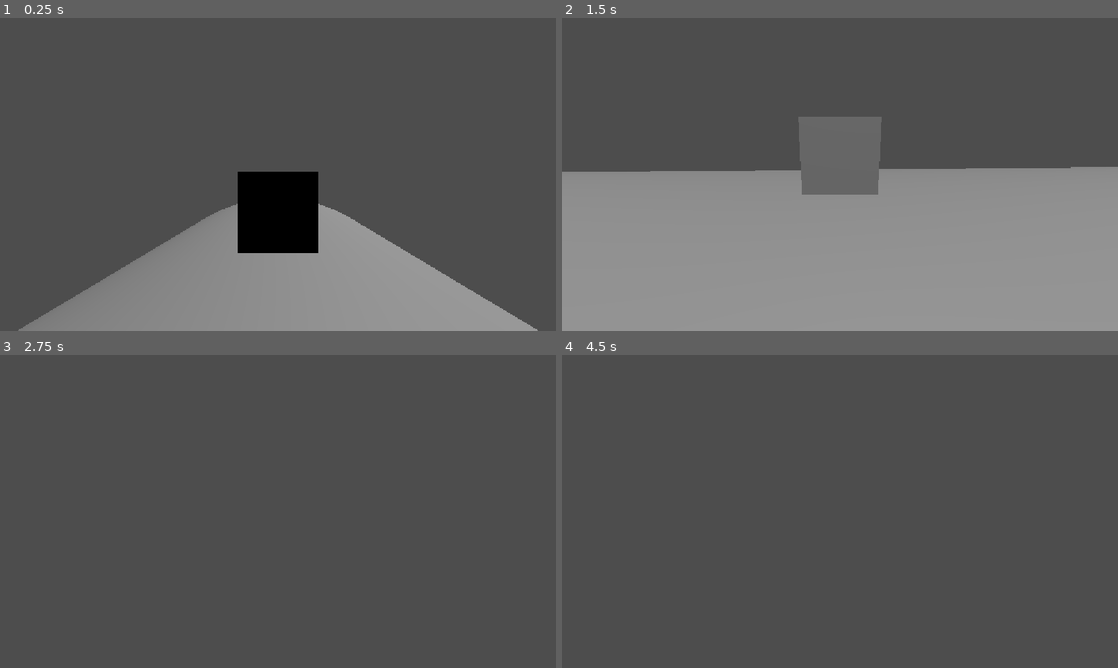
Above: before the commit, frames 1-4 (two rows, left to right).
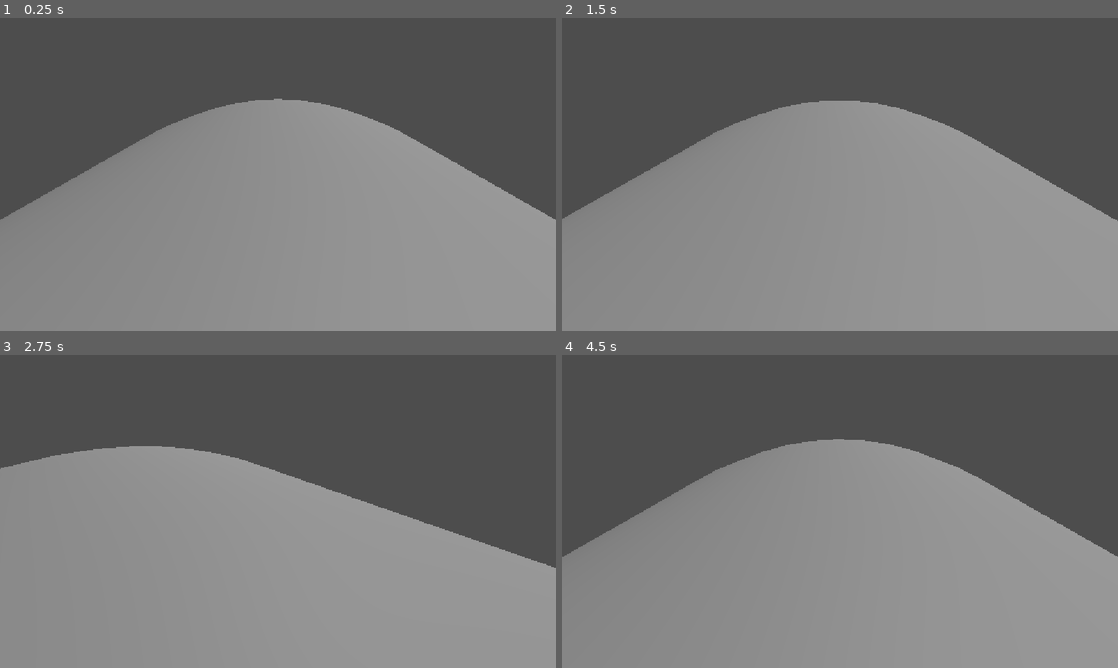
Above: after the commit, the same moments.

Repository: karitvu/spacejunkodyssey
Game: Godot game, scene res://Peli/maailma.tscn
Same seed, same stepped clock (60 frames per second), same inputs: the game is played once before the commit and once after it.
Inputs (mouse positions are in pixels of both pictures, inside the frame that each line leads up to):
- Up to frame 1 (0.25 s): no input
- Up to frame 2 (1.5 s): move the mouse to (962, 158) at 0.52 s; tap Up (eteen) at 0.6 s; tap Right (oikea) at 0.8, 1.35 s; move the mouse to (728, 190) at 1.27 s
- Up to frame 3 (2.75 s): tap Left (vasen) at 1.55, 2.1 s; move the mouse to (333, 442) at 2.02 s; hold E (kameraoikea, bound only after the commit) from 2.03 s (still down)
- Up to frame 4 (4.5 s): move the mouse to (812, 574) at 2.77 s; release E (kameraoikea, bound only after the commit) at 2.78 s; tap E (kameraoikea, bound only after the commit) at 2.85 s; tap Q (kameravasen, bound only after the commit) at 3.05 s; move the mouse to (1006, 558) at 3.52 s; hold Q (kameravasen, bound only after the commit) 3.53-4.28 s; tap Up (eteen) at 3.8, 4.35 s; move the mouse to (673, 464) at 4.27 s

The runs differ from the first frame. In frame 1, 38% of the frame differs, in the area x 0-100%, y 25-100%; in frame 2, 13%; in frame 3, 58%; in frame 4, 58%, in the area x 0-100%, y 26-100%.

Commit message:
Ui juma se toimii

Diff:
--- a/space-junk-odyssey/Peli/maailma.tscn
+++ b/space-junk-odyssey/Peli/maailma.tscn
@@ -3,30 +3,33 @@
 [ext_resource type="Script" uid="uid://dseebgk12ukb6" path="res://Peli/pelaaja.gd" id="1_yd87a"]
 
 [sub_resource type="CapsuleShape3D" id="CapsuleShape3D_rk1dd"]
+radius = 15.0
+height = 50.0
 
 [sub_resource type="CapsuleMesh" id="CapsuleMesh_yd87a"]
+radius = 15.0
+height = 50.0
 
 [sub_resource type="CapsuleShape3D" id="CapsuleShape3D_jq8tk"]
 
-[sub_resource type="BoxShape3D" id="BoxShape3D_0xymd"]
+[sub_resource type="CapsuleShape3D" id="CapsuleShape3D_yd87a"]
 
-[sub_resource type="BoxMesh" id="BoxMesh_rk1dd"]
+[sub_resource type="CapsuleMesh" id="CapsuleMesh_rk1dd"]
 
 [node name="Maailma" type="Node3D" unique_id=760366018]
 
 [node name="Alus" type="StaticBody3D" parent="." unique_id=1631776367]
-transform = Transform3D(3, 0, 0, 0, 3, 0, 0, 0, 3, 0, 0, 0)
+unique_name_in_owner = true
 
 [node name="CollisionShape3D" type="CollisionShape3D" parent="Alus" unique_id=1046005643]
-transform = Transform3D(5, 0, 0, 0, -2.1855695e-07, -5, 0, 5, -2.1855695e-07, 0, 0, 0)
+transform = Transform3D(1, 0, 0, 0, -4.371139e-08, -1, 0, 1, -4.371139e-08, 0, 0, 0)
 shape = SubResource("CapsuleShape3D_rk1dd")
 
-[node name="MeshInstance3D" type="MeshInstance3D" parent="Alus" unique_id=96655104]
-transform = Transform3D(5, 0, 0, 0, -2.1855695e-07, -5, 0, 5, -2.1855695e-07, 0, 0, 0)
+[node name="Aluksen_pinta" type="MeshInstance3D" parent="Alus" unique_id=96655104]
+transform = Transform3D(1, 0, 0, 0, -4.371139e-08, -1, 0, 1, -4.371139e-08, 0, 0, 0)
 mesh = SubResource("CapsuleMesh_yd87a")
 
 [node name="Vetovoimakenttä" type="Area3D" parent="Alus" unique_id=647539159]
-unique_name_in_owner = true
 gravity_space_override = 3
 gravity_point = true
 gravity_point_unit_distance = 5.0
@@ -39,21 +42,26 @@
 
 [node name="Pelaaja" type="CharacterBody3D" parent="." unique_id=2117574214]
 unique_name_in_owner = true
-transform = Transform3D(1, 0, 0, 0, 1, 0, 0, 0, 1, 0, 8.589303, 0)
+transform = Transform3D(1, 0, 0, 0, 1, 0, 0, 0, 1, 0, 15.974453, 0)
+wall_min_slide_angle = 3.1415927
+floor_constant_speed = true
+floor_max_angle = 3.1415927
+floor_snap_length = 1.0
 script = ExtResource("1_yd87a")
-
-[node name="CollisionShape3D" type="CollisionShape3D" parent="Pelaaja" unique_id=1576186248]
-shape = SubResource("BoxShape3D_0xymd")
 
 [node name="Kamera" type="Camera3D" parent="Pelaaja" unique_id=411396616]
 unique_name_in_owner = true
-transform = Transform3D(1, 0, 0, 0, 1, 0, 0, 0, 1, 0, 0.47148943, 3.036922)
+transform = Transform3D(1, 0, 0, 0, 0.8754672, 0.48327756, 0, -0.48327756, 0.8754672, 0, 0.7544441, 0.3776369)
+
+[node name="CollisionShape3D" type="CollisionShape3D" parent="Pelaaja" unique_id=1576186248]
+shape = SubResource("CapsuleShape3D_yd87a")
 
 [node name="Pelaajahahmo" type="MeshInstance3D" parent="Pelaaja" unique_id=16182853]
-mesh = SubResource("BoxMesh_rk1dd")
+mesh = SubResource("CapsuleMesh_rk1dd")
 
 [node name="PelaajaCast" type="RayCast3D" parent="Pelaaja" unique_id=1011193564]
 unique_name_in_owner = true
+transform = Transform3D(1, 0, 0, 0, 1, 0, 0, 0, 1, 0, -0.66614914, 0)
 
 [node name="DirectionalLight3D" type="DirectionalLight3D" parent="." unique_id=1962219018]
 transform = Transform3D(0.9039196, -0.033026204, 0.42642558, -0.42770258, -0.06979858, 0.9012207, 1.4460334e-09, -0.9970143, -0.0772177, 5.0169363, 22.41802, 0)
--- a/space-junk-odyssey/Peli/pelaaja.gd
+++ b/space-junk-odyssey/Peli/pelaaja.gd
@@ -2,28 +2,42 @@
 
 @export var NOPEUS = 5.0
 
-var painovoima = ProjectSettings.get_setting("physics/3d/default_gravity")
+var painovoima = 10
 @onready var säde = %PelaajaCast
 var xform : Transform3D
-@export var KÄÄNTÖNOPEUS = 0.3
+@export var KÄÄNTÖNOPEUS = 10.0
 
 var katsomissuunta: Vector2
 @onready var kamera = %Kamera
-var kamera_sens = 50
+var kamera_sens = 10
 
 var hiirikiinni = false
 
+@onready var alus = %Alus
+var painovoimaylös = Vector3.UP
+
 func _physics_process(delta: float) -> void:
 
-	if not is_on_floor():
-		velocity.y -= painovoima * delta
+	# Haetaan painovoiman suunta
+	if säde.is_colliding():
+		painovoimaylös = säde.get_collision_normal()
+
+	# Käännetään lattian mukaisesti
+	var eteen = global_transform.basis.z
+
+	var tavoiteltu = global_transform.looking_at(global_position - eteen, painovoimaylös)
+	global_transform.basis = global_transform.basis.slerp(tavoiteltu.basis, 0.1)
+
+	up_direction = painovoimaylös
+
+	velocity.y -= painovoimaylös.y * painovoima * delta
 
 	# Minne ollaan menossa
 	var input_suunta = Input.get_vector("vasen", "oikea", "eteen", "taakse")
 	var suunta = (transform.basis * Vector3(input_suunta.x, 0, input_suunta.y)).normalized()
 
 	# Liikutus
-	if suunta:
+	if suunta != Vector3.ZERO:
 		velocity.x = suunta.x * NOPEUS
 		velocity.z = suunta.z * NOPEUS
 	else:
@@ -39,37 +53,29 @@
 			Input.set_mouse_mode(Input.MOUSE_MODE_VISIBLE)
 
 	# Kameran ja liikkeen päivitys
-	_käännä_kamera(delta)
+	_käännä_kamera()
 	move_and_slide()
 
-	# Käännetään lattian mukaisesti
-	if is_on_floor():
-		käännä_lattialle(säde.get_collision_normal())
+	# Lattiassa kiinni pitäminen ja oikea asento
+	if not is_on_floor():
+		apply_floor_snap()
 
+	var n = säde.get_collision_normal()
+	var suoristus = align_with_y(global_transform, n)
+	global_transform = global_transform.interpolate_with(suoristus, 12 * delta)
 
 	return
 
-#
-func käännä_lattialle(lattianormaali):
-	xform = global_transform
-	var nyt_ylös = xform.basis.y
+# Asennon korjauksen avustin
+func align_with_y(suoristus, uusi_y):
+	suoristus.basis.y = uusi_y
+	suoristus.basis.x = -suoristus.basis.z.cross(uusi_y)
+	suoristus.basis = suoristus.basis.orthonormalized()
+	return suoristus
 
-	var uusi_ylös = lattianormaali
-	var uusi_oikea = nyt_ylös.cross(uusi_ylös).normalized()
-	var uusi_eteen = uusi_oikea.cross(uusi_ylös).normalized()
-
-	xform.basis = Basis(uusi_oikea, uusi_ylös, uusi_eteen)
-
-	global_transform = global_transform.interpolate_with(xform, KÄÄNTÖNOPEUS).orthonormalized()
-
-# Kameran kääntäminen
-func _input(tapahtuma: InputEvent):
-	if tapahtuma is InputEventMouseMotion: katsomissuunta = tapahtuma.relative * 0.01
-
-# Kameran kääntäminen
-func _käännä_kamera(delta: float, sens: float = 1.0):
-	#var input = Input.get_vector("katso_vasen", "katso_oikea", "katso_alas", "katso_ylös")
-	#katsomissuunta += input
-	rotation.y -= katsomissuunta.x * kamera_sens * delta
-	kamera.rotation.x = clamp(kamera.rotation.x - katsomissuunta.y * kamera_sens * sens * delta, -1.5, 1.5)
-	katsomissuunta = Vector2.ZERO
+# Kameran ja hahmon kääntäminen
+func _käännä_kamera():
+	if Input.is_action_pressed("kameraoikea"):
+		%Pelaaja.rotate_object_local(Vector3(0,1,0), deg_to_rad(-1.0))
+	if Input.is_action_pressed("kameravasen"):
+		%Pelaaja.rotate_object_local(Vector3(0,1,0), deg_to_rad(1.0))
--- a/space-junk-odyssey/project.godot
+++ b/space-junk-odyssey/project.godot
@@ -13,6 +13,7 @@
 config/name="Space Junk Odyssey"
 run/main_scene="uid://devw3lvvq2ln7"
 config/features=PackedStringArray("4.7", "GL Compatibility")
+run/max_fps=60
 config/icon="res://Taide/icon.svg"
 
 [display]
@@ -56,6 +57,16 @@
 "events": [Object(InputEventKey,"resource_local_to_scene":false,"resource_name":"","device":-1,"window_id":0,"alt_press …(195 unchanged characters)…
 ]
 }
+kameraoikea={
+"deadzone": 0.2,
+"events": [Object(InputEventKey,"resource_local_to_scene":false,"resource_name":"","device":-1,"window_id":0,"alt_pressed":false,"shift_pressed":false,"ctrl_pressed":false,"meta_pressed":false,"pressed":false,"keycode":0,"physical_keycode":69,"key_label":0,"unicode":101,"location":0,"echo":false,"script":null)
+]
+}
+kameravasen={
+"deadzone": 0.2,
+"events": [Object(InputEventKey,"resource_local_to_scene":false,"resource_name":"","device":-1,"window_id":0,"alt_pressed":false,"shift_pressed":false,"ctrl_pressed":false,"meta_pressed":false,"pressed":false,"keycode":0,"physical_keycode":81,"key_label":0,"unicode":113,"location":0,"echo":false,"script":null)
+]
+}
 
 [physics]
 
